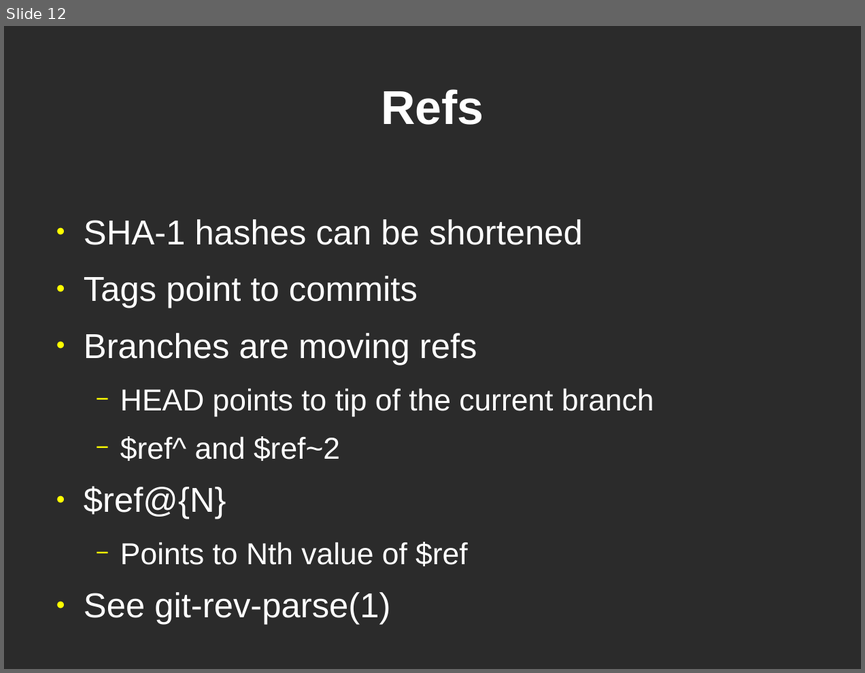
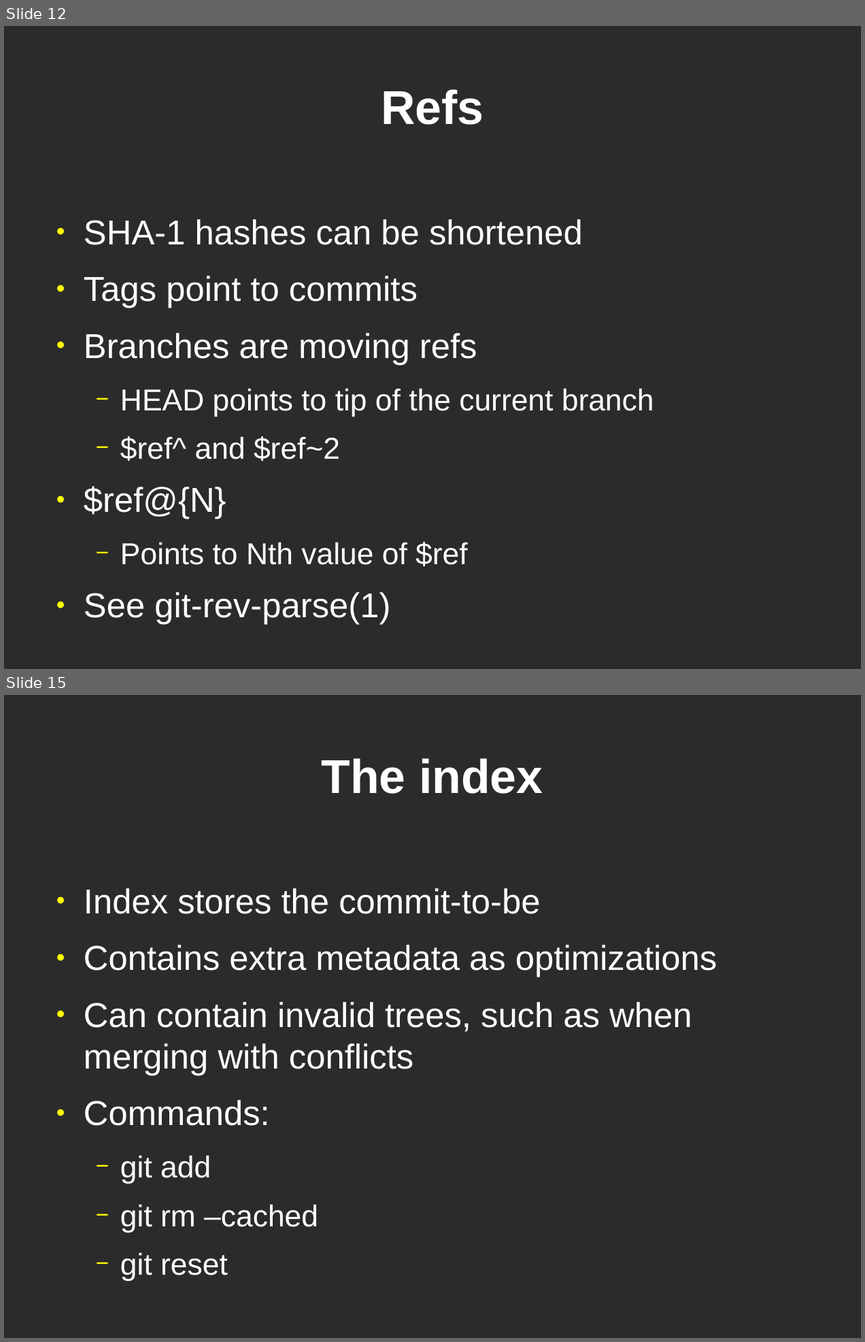
Before and after one commit to bjc/dvcs-git-slides, a slide deck: git.odp. Shown one above the other, each under a label of ours: slide 12 before the commit, slides 12 and 15 after it; the slides between them are not shown. The pictures are 865x673 and 865x1342 pixels, drawn with LibreOffice and Linux fonts; fonts in the diff are those of the drawing; background and template pictures are left out; a plain dark background stands for a picture behind light text. Boxes give left, top, right and bottom in pixels: in the first picture for what was removed or moved away, otherwise in the second. Text is boxed around its words. In the diff, an @@ line names an element or a change of style, - is before the commit and + after.

```diff
--- a/git.odp
+++ b/git.odp
@@ slide 15 added at [4, 695, 861, 1338], background picture (left out) @@
@@ title added at [322, 758, 543, 794], 44 pt, text #FFFFFF, bold @@
+The index
@@ text added at [84, 888, 717, 1281], 32 pt, text #FFFFFF @@
+● Index stores the commit-to-be
+● Contains extra metadata as optimizations
+● Can contain invalid trees, such as when merging with conflicts
+● Commands:
+  − git add
+  − git rm –cached
+  − git reset
```
Also in this commit, not shown: 11 other slides added, 1 other file.
